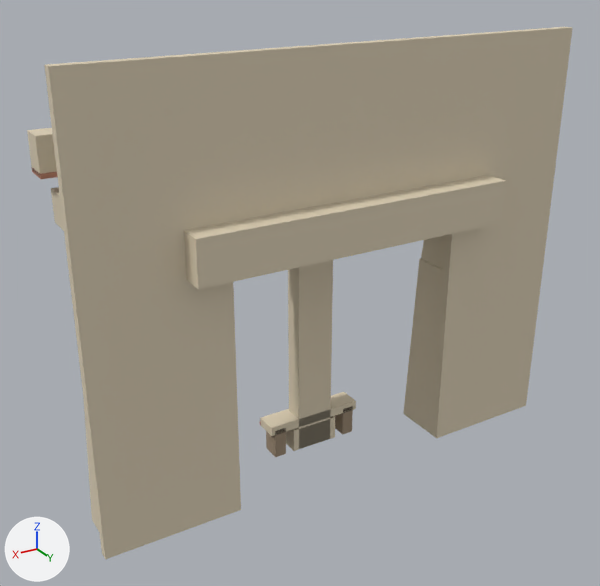
What one commit did to the glTF model assets/models/meso.glb.
Before and after are seen from a camera (50 mm lens) standing at (5.76, 9.17, 7.16) and looking at (0.44, 0.3, 2.72). Lighting does not change. The marker at lower left points along +X, +Y and +Z. The first picture is the older version. Where no turn or scale is listed for an object, it has been applied to the vertices.

Objects in the first picture: 'Lime_backHdr', 'Lime_backL', 'Lime_backR', 'Lime_beam', 'Lime_benchseat', 'Lime_jambL', 'Lime_lintelIn', 'Lime_piershaft' and 7 more.
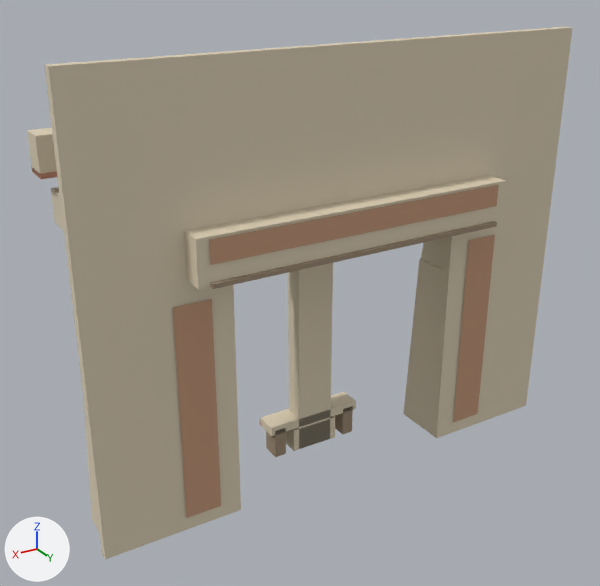
Boxes [x1, y1, x2, y2] around the edits, measured in the pictures (600 x 586 px):
'Fret_jambInR', added (brown)
    after: [173, 299, 221, 518]
'Fret_headIn', added (brown)
    after: [209, 185, 499, 265]
'Fret_jambInL', added (brown)
    after: [453, 235, 495, 422]
'Dark_lintelInTrim', added
    after: [210, 221, 497, 289]

What changed in the scene script:
```text
Add me_plane_004:
    me_plane_004.from_pydata([(2.0, 0.86, 3.2), (2.5, 0.86, 3.2), (2.0, 0.86, 0.2), (2.5, 0.86, 0.2)], [], [(0, 1, 3), (0, 3, 2)])
    me_plane_004.materials.append(mat_fret)  # brown #c4997c
Add me_plane_003_1:
    me_plane_003_1.from_pydata([(-2.5, 0.86, 3.2), (-2.0, 0.86, 3.2), (-2.5, 0.86, 0.2), (-2.0, 0.86, 0.2)], [], [(0, 1, 3), (0, 3, 2)])
    me_plane_003_1.materials.append(mat_fret)  # brown #c4997c
Add me_plane_005:
    me_plane_005.from_pydata([(-2.15, 1.19, 4.07), (2.15, 1.19, 4.07), (-2.15, 1.19, 3.77), (2.15, 1.19, 3.77)], [], [(0, 1, 3), (0, 3, 2)])
    me_plane_005.materials.append(mat_fret)  # brown #c4997c
Add me_cube_010_1:
    me_cube_010_1.from_pydata(...)  # a box spanning x -2.15..2.15, y 1.17..1.23, z 3.49..3.55
    me_cube_010_1.materials.append(mat_dark)  # brown #9e8b76
Add ob_fret_jambinr:
    ob_fret_jambinr = bpy.data.objects.new('Fret_jambInR', me_plane_004)
    ob_fret_jambinr.location = (0.0, 0.0, 0.0)
Add ob_fret_jambinl:
    ob_fret_jambinl = bpy.data.objects.new('Fret_jambInL', me_plane_003_1)
    ob_fret_jambinl.location = (0.0, 0.0, 0.0)
Add ob_fret_headin:
    ob_fret_headin = bpy.data.objects.new('Fret_headIn', me_plane_005)
    ob_fret_headin.location = (0.0, 0.0, 0.0)
Add ob_dark_lintelintrim:
    ob_dark_lintelintrim = bpy.data.objects.new('Dark_lintelInTrim', me_cube_010_1)
    ob_dark_lintelintrim.location = (0.0, 0.0, 0.0)
```
